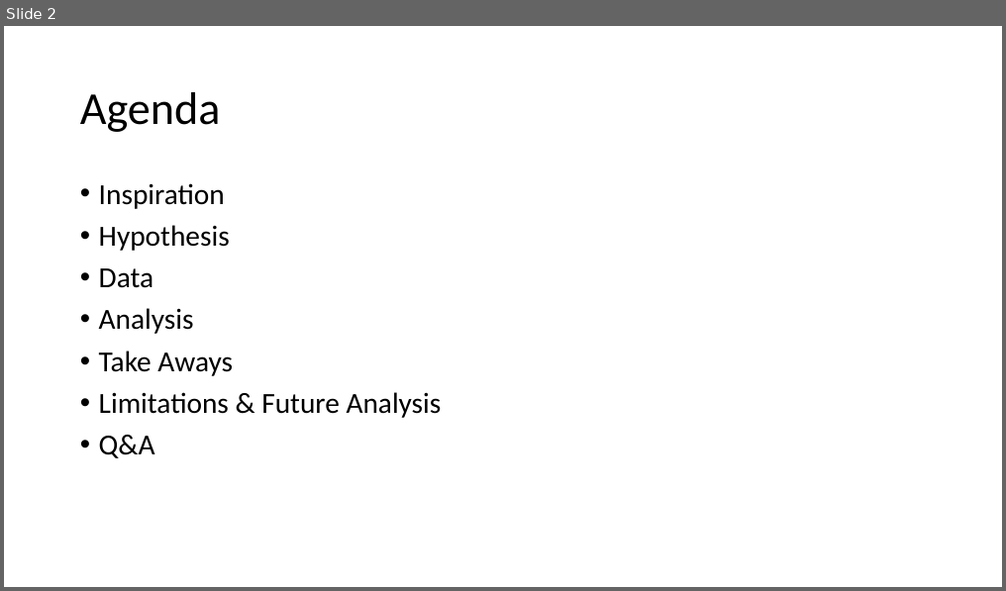
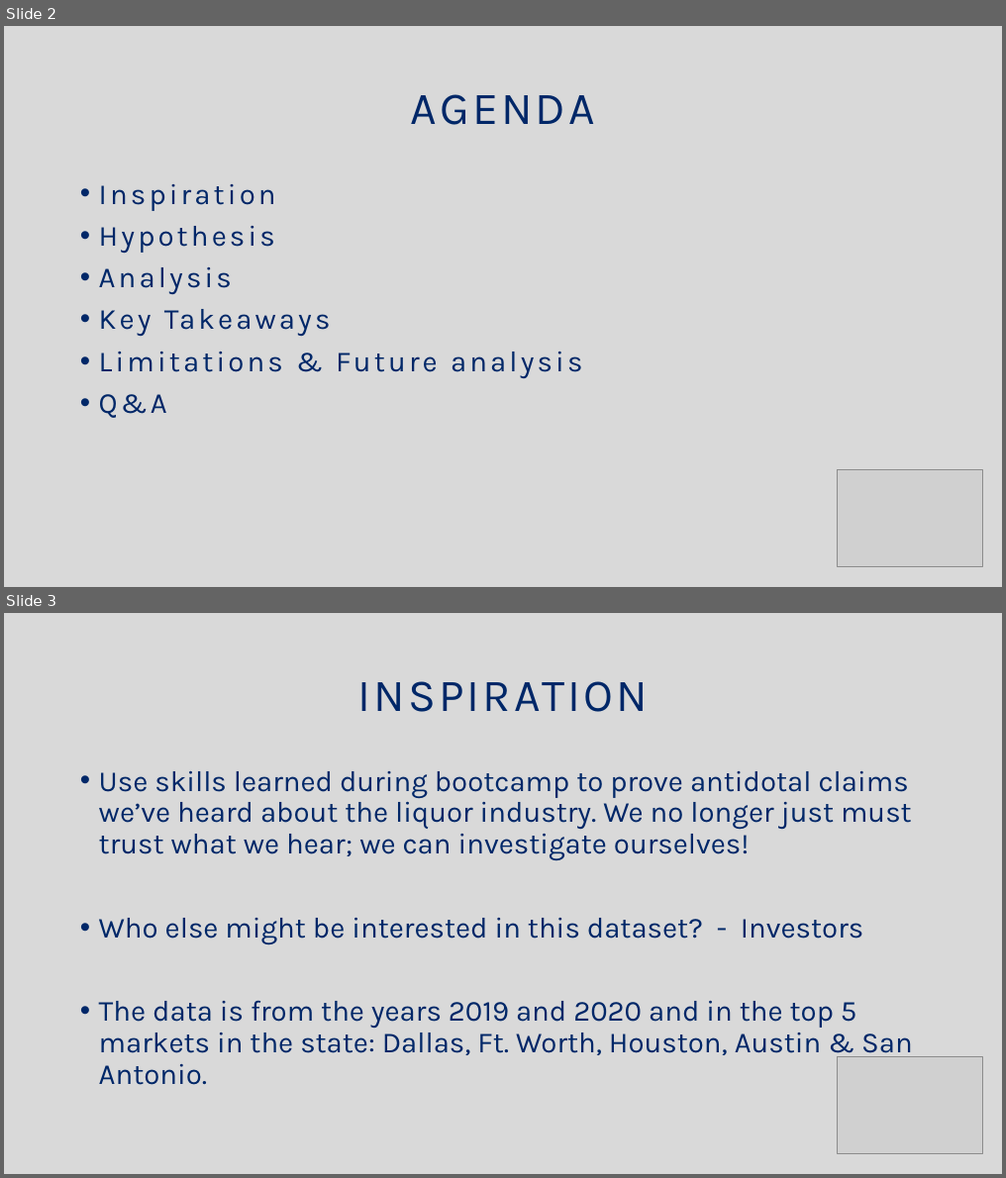
Before and after one commit to KelliDSmith/SMU_Project1_Group1, a slide deck: Group1 - Mixed Beverage Analysis.pptx. Shown one above the other, each under a label of ours: slide 2 before the commit, slides 2 and 3 after it. The pictures are 1006x591 and 1006x1178 pixels, drawn with LibreOffice and Linux fonts; fonts in the diff are those of the drawing; grey boxes stand for pictures. Boxes give left, top, right and bottom in pixels: in the first picture for what was removed or moved away, otherwise in the second. Text is boxed around its words. In the diff, an @@ line names an element or a change of style, - is before the commit and + after.

```diff
--- a/Group1 - Mixed Beverage Analysis.pptx
+++ b/Group1 - Mixed Beverage Analysis.pptx
@@ slide 3 added at [4,613,1002,1174], background #FFFFFF @@
@@ rectangle added at [4,613,1002,1174], fill #D9D9D9 @@
@@ title added at [357,681,648,712], 44 pt, text #002768 @@
+INSPIRATION
@@ text added at [99,771,913,1085], 28 pt, text #002768 @@
+• Use skills learned during bootcamp to prove antidotal claims we’ve heard about the liquor industry. We no longer just must trust what we hear; we can investigate ourselves!
+• Who else might be interested in this dataset? - Investors
+• The data is from the years 2019 and 2020 and in the top 5 markets in the state: Dallas, Ft. Worth, Houston, Austin & San Antonio.
@@ picture added at [838,1058,983,1155] @@
@@ slide 2 changed as well @@
@@ rectangle added at [4,26,1002,587], fill #D9D9D9 @@
@@ title at [411,94,595,125]: text changed; font Calibri to Karla; text colour #000000 to #002768 @@
-Agenda
+AGENDA
@@ text at [99,184,276,418]: font Calibri to Karla, text colour #000000 to #002768, letter spacing 0 to 3 pt in "Inspiration", "Hypothesis", "Analysis", "Q&A" @@
@@ text at [99,269,153,288]: paragraph removed @@
-• Data
@@ text at [99,351,442,418]: text changed; font Calibri to Karla; text colour #000000 to #002768 @@
-• Take Aways
-• Limitations & Future Analysis
+• Key Takeaways
+• Limitations & Future analysis
@@ picture added at [838,471,983,568] @@
```
Also in this commit, not shown: 2 other slides changed, 19 other slides added, 13 slides removed.
